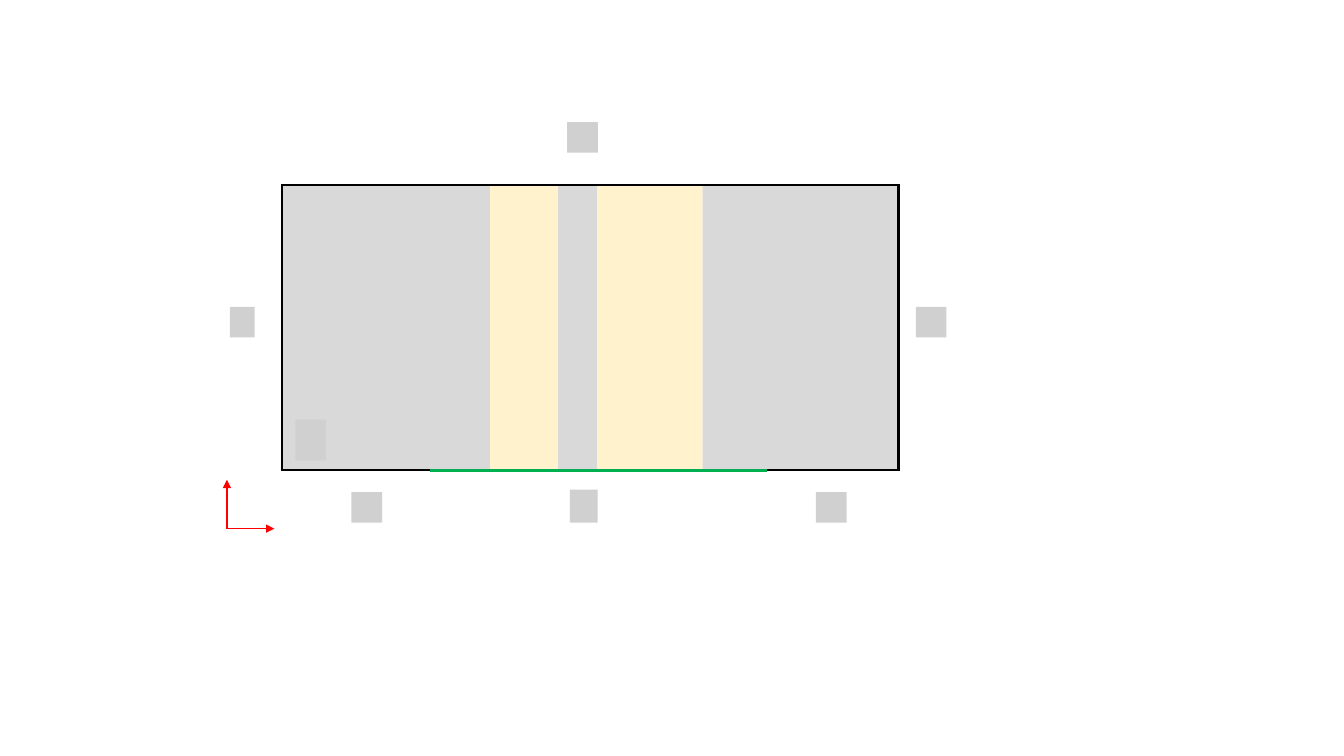
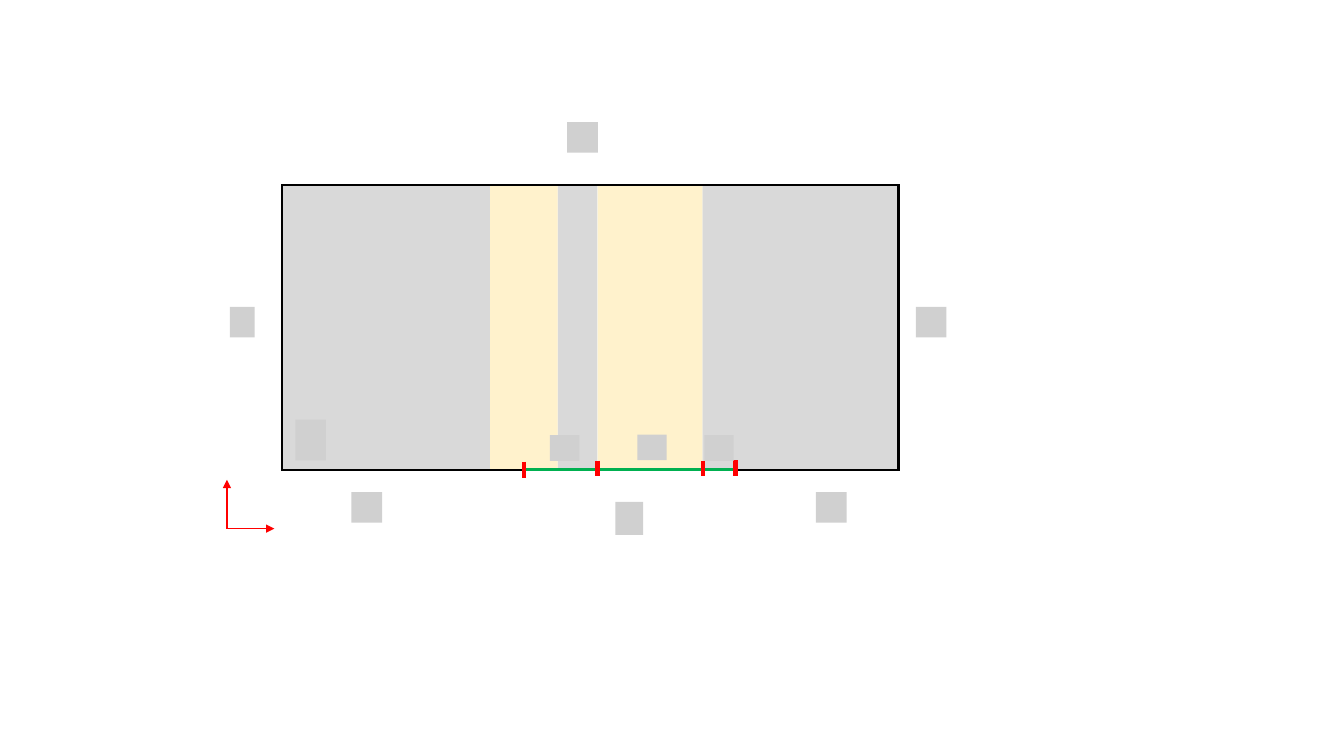
Before and after one commit to Ivashchenkospb/Diploma, a slide deck: slide 2 of Pics/Illustrations.pptx. Drawn at 1344x756 pixels with LibreOffice and Linux fonts; fonts in the diff are those of the drawing; grey boxes stand for pictures; background and template pictures are left out. Boxes give left, top, right and bottom in pixels: in the first picture for what was removed or moved away, otherwise in the second. Text is boxed around its words. In the diff, an @@ line names an element or a change of style, - is before the commit and + after.

```diff
--- a/Pics/Illustrations.pptx
+++ b/Pics/Illustrations.pptx
@@ picture added at (x1=551, y1=436, x2=580, y2=461) @@
@@ picture added at (x1=637, y1=435, x2=666, y2=460) @@
@@ picture added at (x1=705, y1=436, x2=734, y2=461) @@
@@ line moved from (430, 470) - (767, 470) to (524, 470) - (735, 470) @@
@@ line added from (524, 462) to (524, 478), #FF0000 3 pt @@
@@ line added from (598, 461) to (598, 477), #FF0000 3 pt @@
@@ line added from (703, 461) to (703, 477), #FF0000 3 pt @@
@@ line added from (736, 460) to (736, 476), #FF0000 3 pt @@
@@ picture removed at (x1=570, y1=490, x2=598, y2=523) @@
@@ picture added at (x1=615, y1=502, x2=643, y2=535) @@
```
Also in this commit, not shown: 14 other files.
